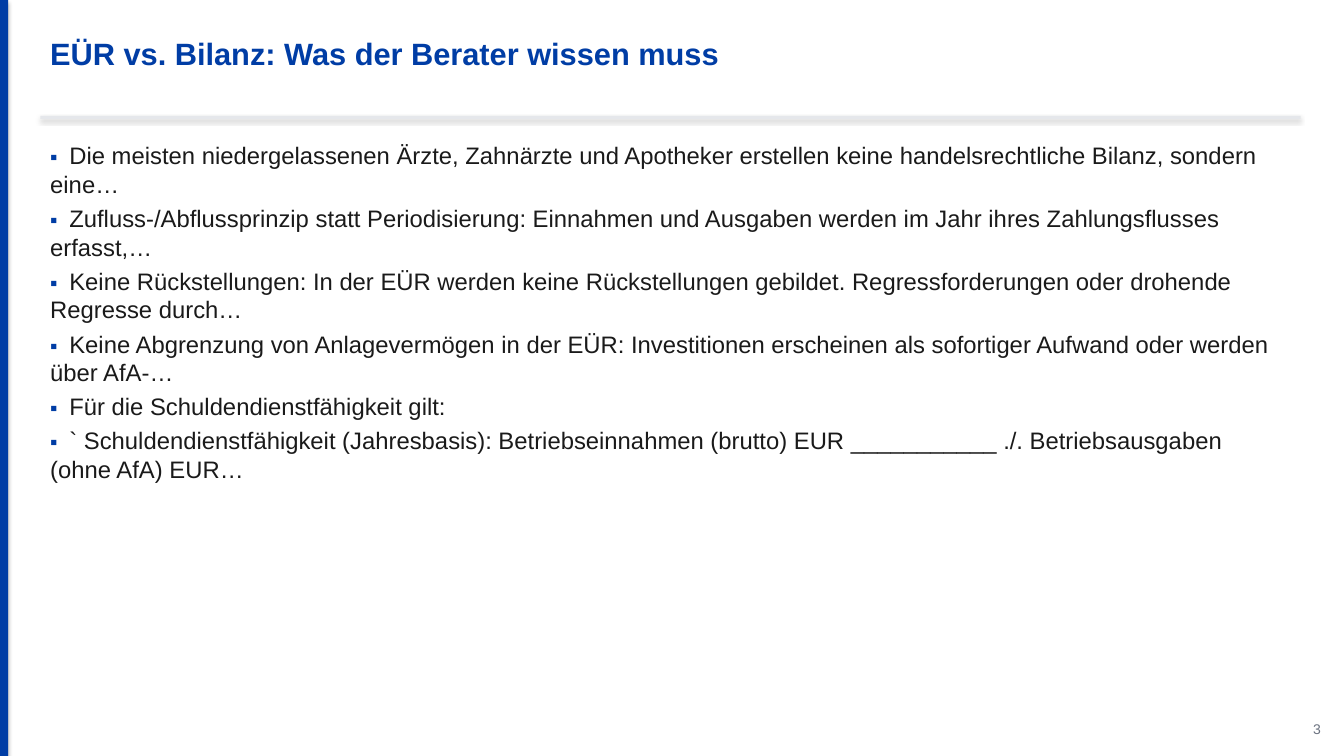
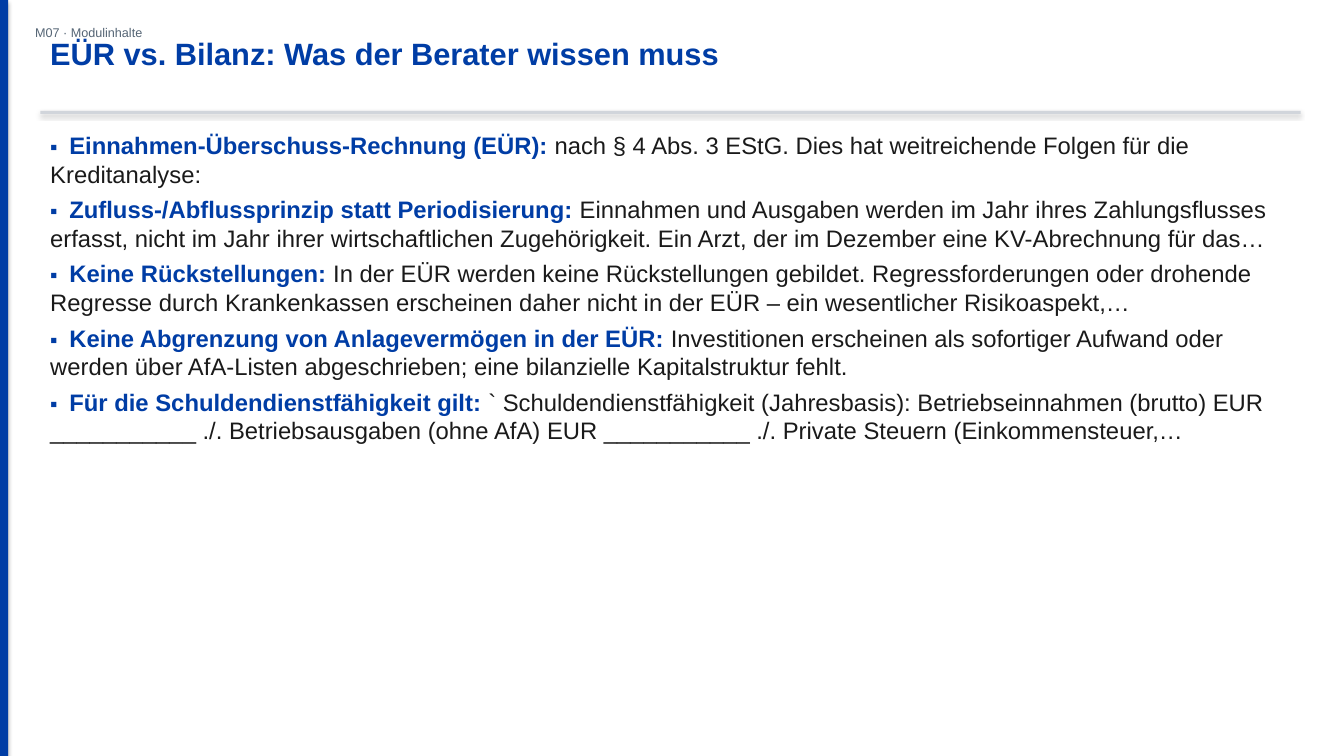
Before and after one commit to ck5rqc47pr-byte/firmenkundenakademie-online, a slide deck: slide 6 of public/downloads/praesentation/M07.pptx (slide 5 before the commit). Drawn at 1344x756 pixels with LibreOffice and Linux fonts; fonts in the diff are those of the drawing. Boxes give left, top, right and bottom in pixels: in the first picture for what was removed or moved away, otherwise in the second. Text is boxed around its words. In the diff, an @@ line names an element or a change of style, - is before the commit and + after.

```diff
--- a/public/downloads/praesentation/M07.pptx
+++ b/public/downloads/praesentation/M07.pptx
@@ text added at [35,28,142,40], 9 pt, text #556575 @@
+M07 · Modulinhalte
@@ rectangle: place and size @@
-rectangle at [40,116,1301,119]
+rectangle at [40,111,1301,114]
@@ rectangle at [40,111,1301,114]: fill #E5E7EB to #D1D5DB @@
@@ text at [50,135,1266,444]: text changed @@
-▪ Die meisten niedergelassenen Ärzte, Zahnärzte und Apotheker erstellen keine handelsrechtliche Bilanz, sondern eine…
-▪ Zufluss-/Abflussprinzip statt Periodisierung: Einnahmen und Ausgaben werden im Jahr ihres Zahlungsflusses erfasst,…
-▪ Keine Rückstellungen: In der EÜR werden keine Rückstellungen gebildet. Regressforderungen oder drohende Regresse durch…
-▪ Keine Abgrenzung von Anlagevermögen in der EÜR: Investitionen erscheinen als sofortiger Aufwand oder werden über AfA-…
-▪ Für die Schuldendienstfähigkeit gilt:
-▪ ` Schuldendienstfähigkeit (Jahresbasis): Betriebseinnahmen (brutto) EUR ___________ ./. Betriebsausgaben (ohne AfA) EUR…
+▪ Einnahmen-Überschuss-Rechnung (EÜR): nach § 4 Abs. 3 EStG. Dies hat weitreichende Folgen für die Kreditanalyse:
+▪ Zufluss-/Abflussprinzip statt Periodisierung: Einnahmen und Ausgaben werden im Jahr ihres Zahlungsflusses erfasst, nicht im Jahr ihrer wirtschaftlichen Zugehörigkeit. Ein Arzt, der im Dezember eine KV-Abrechnung für das…
+▪ Keine Rückstellungen: In der EÜR werden keine Rückstellungen gebildet. Regressforderungen oder drohende Regresse durch Krankenkassen erscheinen daher nicht in der EÜR – ein wesentlicher Risikoaspekt,…
+▪ Keine Abgrenzung von Anlagevermögen in der EÜR: Investitionen erscheinen als sofortiger Aufwand oder werden über AfA-Listen abgeschrieben; eine bilanzielle Kapitalstruktur fehlt.
+▪ Für die Schuldendienstfähigkeit gilt: ` Schuldendienstfähigkeit (Jahresbasis): Betriebseinnahmen (brutto) EUR ___________ ./. Betriebsausgaben (ohne AfA) EUR ___________ ./. Private Steuern (Einkommensteuer,…
@@ text removed at [1313,724,1321,734] @@
-3
```
Also in this commit, not shown: 7 other slides changed, 18 slides added, 11 slides removed, 23 other files.
